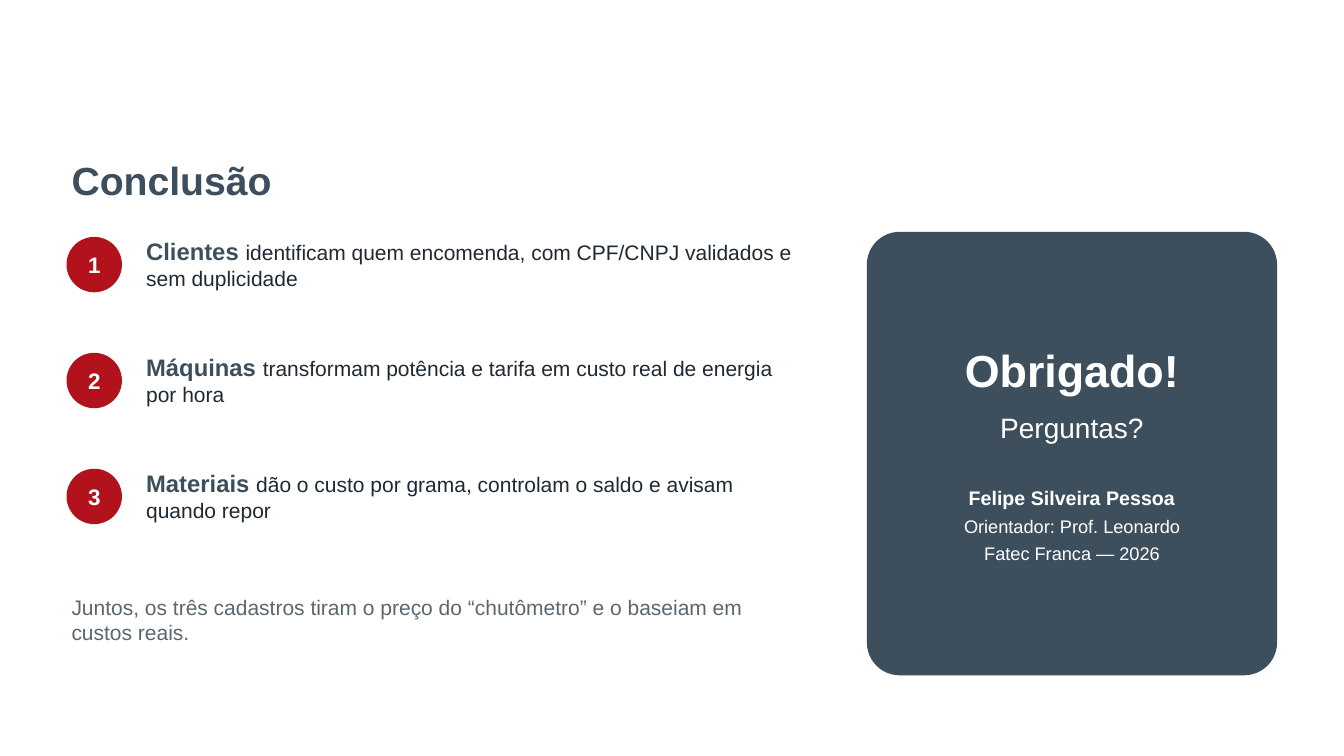
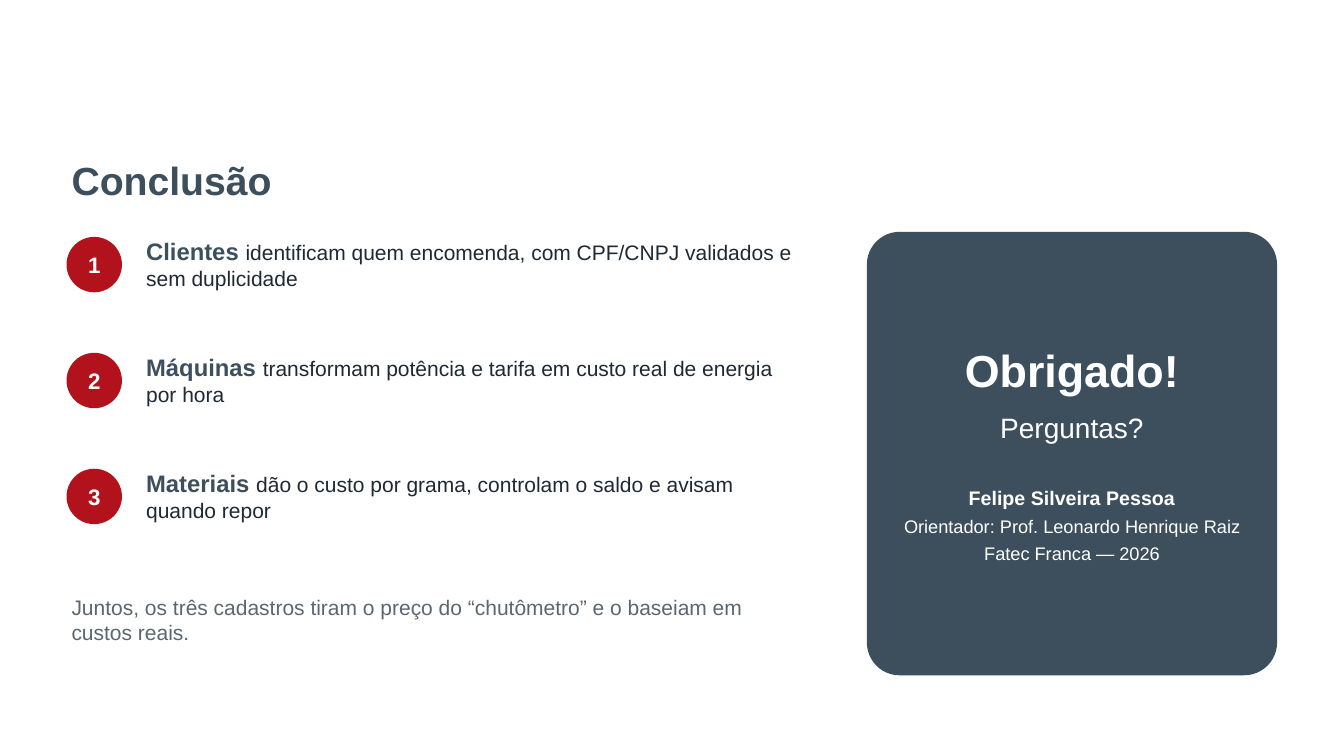
Before and after one commit to FelipeSilveiraP/TRABALHO_GRADUACAO_FATEC, a slide deck: slide 10 of docs/APRESENTACAO/Apresentacao_CRUDs_LucroImpresso.pptx. Drawn at 1344x756 pixels with LibreOffice and Linux fonts; fonts in the diff are those of the drawing; background and template pictures are left out. Boxes give left, top, right and bottom in pixels: in the first picture for what was removed or moved away, otherwise in the second. Text is boxed around its words. In the diff, an @@ line names an element or a change of style, - is before the commit and + after.

```diff
--- a/docs/APRESENTACAO/Apresentacao_CRUDs_LucroImpresso.pptx
+++ b/docs/APRESENTACAO/Apresentacao_CRUDs_LucroImpresso.pptx
@@ text at <box>904,520,1240,537</box>: text changed @@
-Orientador: Prof. Leonardo
+Orientador: Prof. Leonardo Henrique Raiz
```
Also in this commit, not shown: 1 other slide changed, 14 other files.
